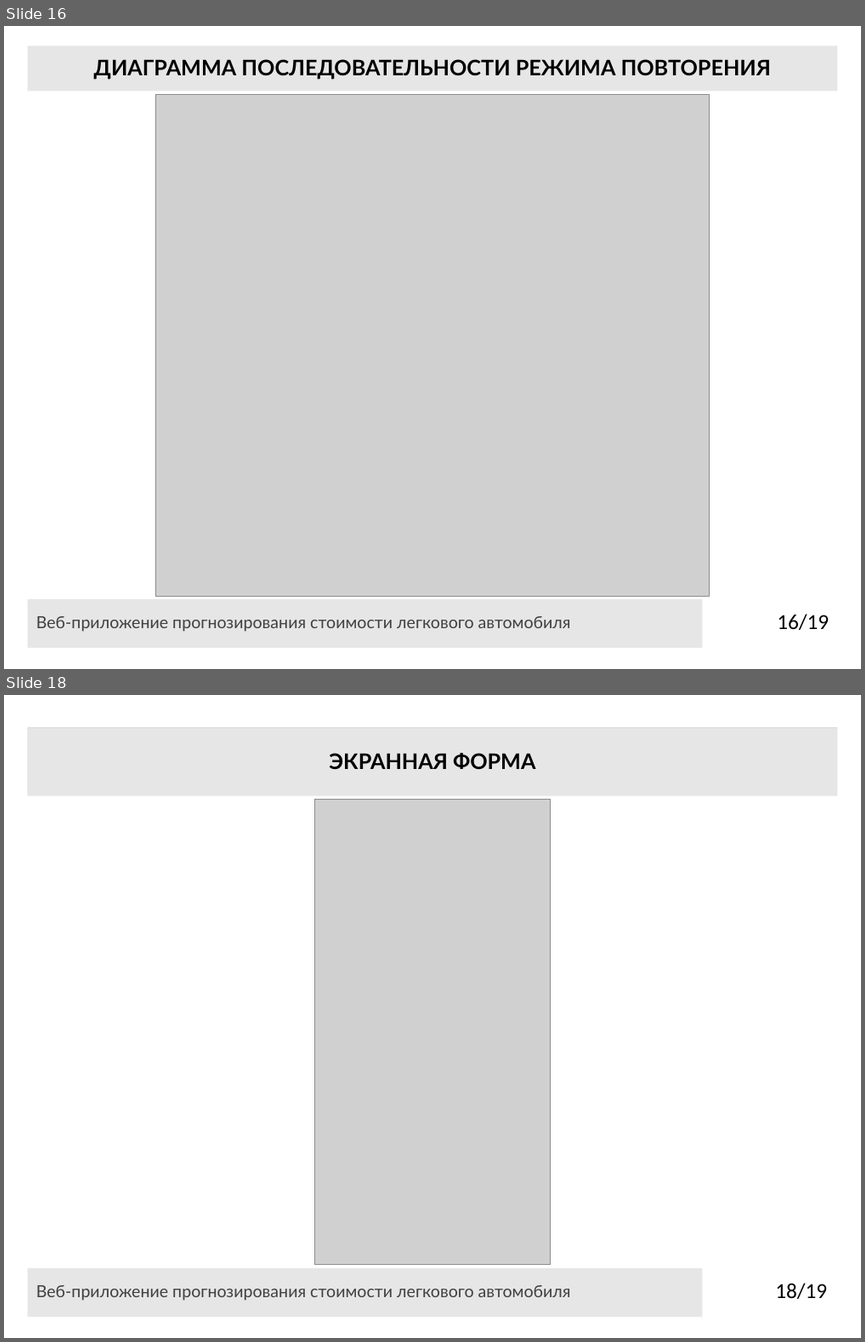
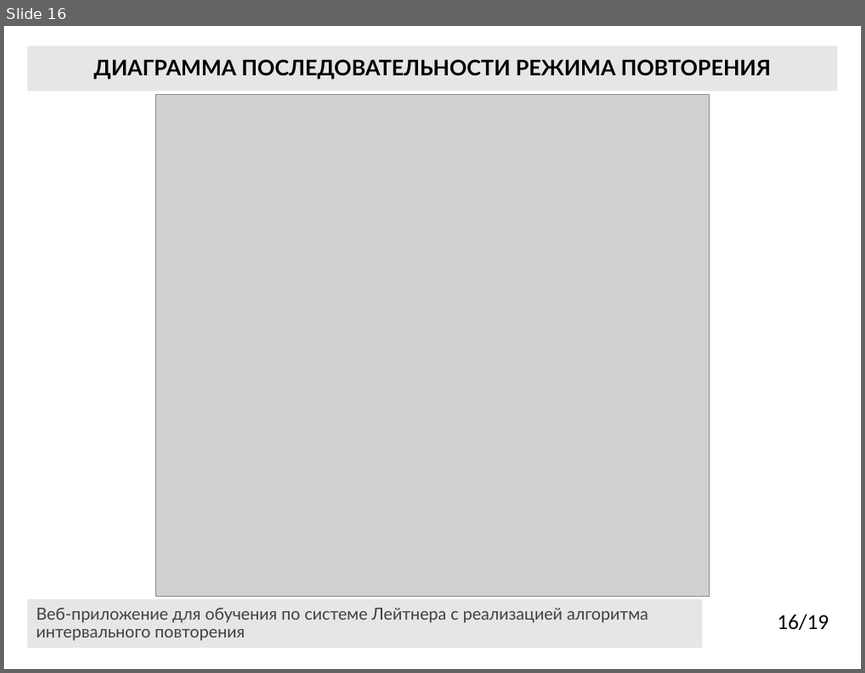
Before and after one commit to darik-cell/diplom, a slide deck: Презентация_Алёнушка_6401.pptx. Shown one above the other, each under a label of ours: slides 16 and 18 before the commit, slide 16 after it; the slides between them are not shown. The pictures are 865x1342 and 865x673 pixels, drawn with LibreOffice and Linux fonts; fonts in the diff are those of the drawing; grey boxes stand for pictures. Boxes give left, top, right and bottom in pixels: in the first picture for what was removed or moved away, otherwise in the second. Text is boxed around its words. In the diff, an @@ line names an element or a change of style, - is before the commit and + after.

```diff
--- a/Презентация_Алёнушка_6401.pptx
+++ b/Презентация_Алёнушка_6401.pptx
@@ slide 18 removed at [4,695,861,1338], background #FFFFFF @@
@@ rectangle removed at [28,727,838,795] @@
@@ title removed at [28,728,838,796] @@
-ЭКРАННАЯ ФОРМА
@@ picture removed at [315,800,550,1264] @@
@@ rectangle removed at [28,1267,703,1316] @@
-Веб-приложение прогнозирования стоимости легкового автомобиля
@@ page number removed at [775,1282,827,1299] @@
-18/19
@@ slide 16 changed as well @@
@@ text in rectangle at [36,607,648,641]: text changed @@
-Веб-приложение прогнозирования стоимости легкового автомобиля
+Веб-приложение для обучения по системе Лейтнера с реализацией алгоритма
+интервального повторения
```
Also in this commit, not shown: 15 other slides changed, 4 slides added, 1 other slide removed, 3 other files.
